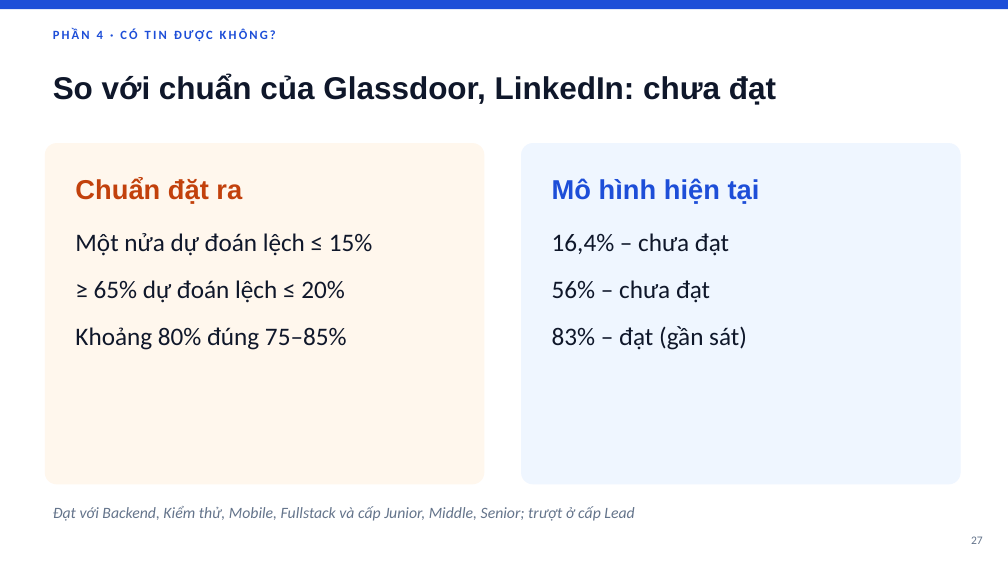
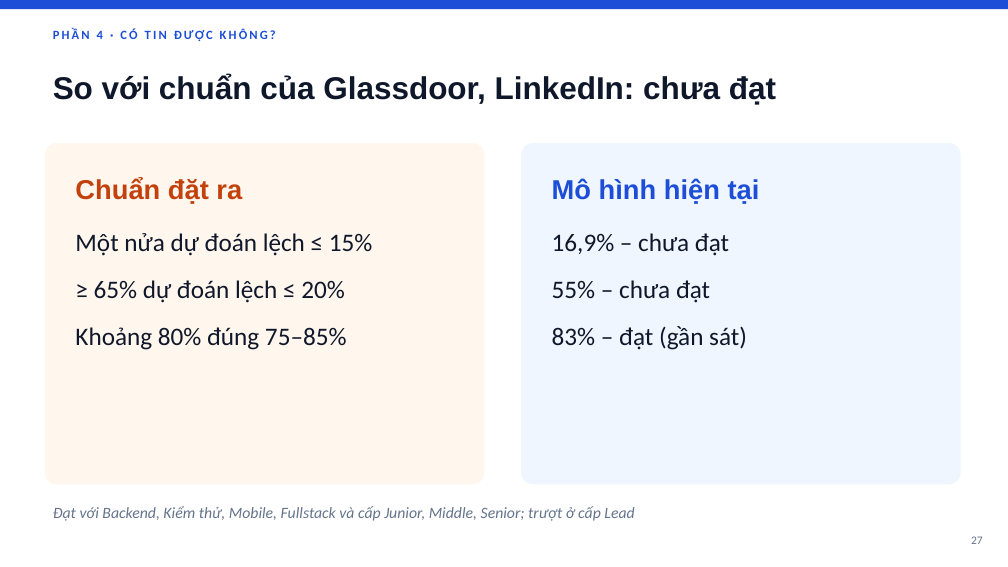
Before and after one commit to theihoz/ML, a slide deck: slide 27 of report/SlideThuyetTrinh_De4_v2.pptx. Drawn at 1008x567 pixels with LibreOffice and Linux fonts; fonts in the diff are those of the drawing. Boxes give left, top, right and bottom in pixels: in the first picture for what was removed or moved away, otherwise in the second. Text is boxed around its words. In the diff, an @@ line names an element or a change of style, - is before the commit and + after.

```diff
--- a/report/SlideThuyetTrinh_De4_v2.pptx
+++ b/report/SlideThuyetTrinh_De4_v2.pptx
@@ text at (552, 233, 729, 303): text changed @@
-16,4% – chưa đạt
-56% – chưa đạt
+16,9% – chưa đạt
+55% – chưa đạt
```
Also in this commit, not shown: 9 other slides changed, 2 slides added, 41 other files.
